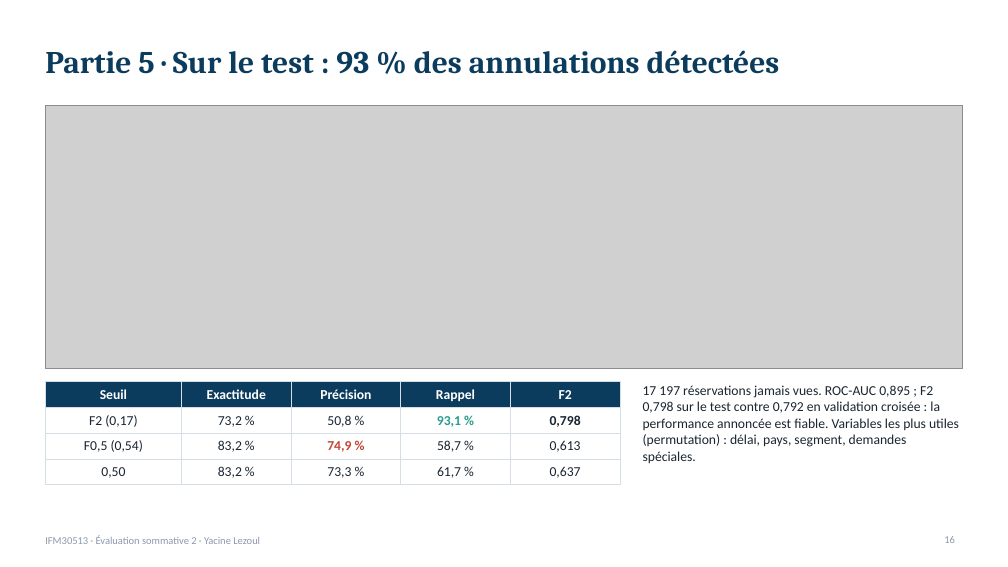
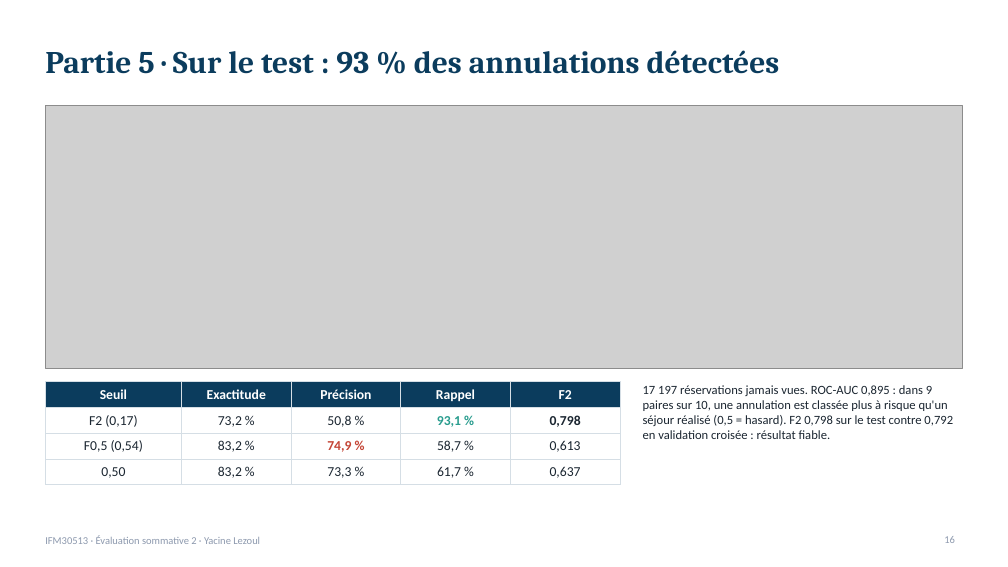
Before and after one commit to lezoul/hotel-cancellation-pipeline, a slide deck: slide 16 of reports/presentation_annulations.pptx. Drawn at 1008x567 pixels with LibreOffice and Linux fonts; fonts in the diff are those of the drawing; grey boxes stand for pictures. Boxes give left, top, right and bottom in pixels: in the first picture for what was removed or moved away, otherwise in the second. Text is boxed around its words. In the diff, an @@ line names an element or a change of style, - is before the commit and + after.

```diff
--- a/reports/presentation_annulations.pptx
+++ b/reports/presentation_annulations.pptx
@@ text at [643,385,953,439]: text changed; size 13 to 12 pt @@
-17 197 réservations jamais vues. ROC-AUC 0,895 ; F2 0,798 sur le test contre 0,792 en validation croisée : la performance annoncée est fiable. Variables les plus utiles (permutation) : délai, pays, segment, demandes spéciales.
+17 197 réservations jamais vues. ROC-AUC 0,895 : dans 9 paires sur 10, une annulation est classée plus à risque qu'un séjour réalisé (0,5 = hasard). F2 0,798 sur le test contre 0,792 en validation croisée : résultat fiable.
```
Also in this commit, not shown: 4 other slides changed, 1 other file.
